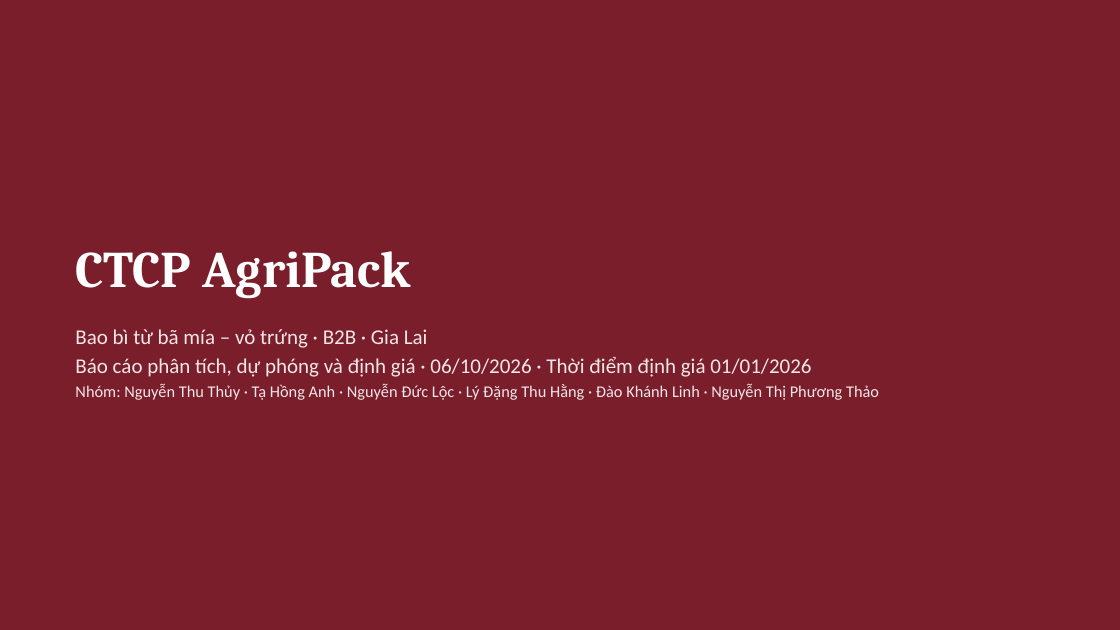
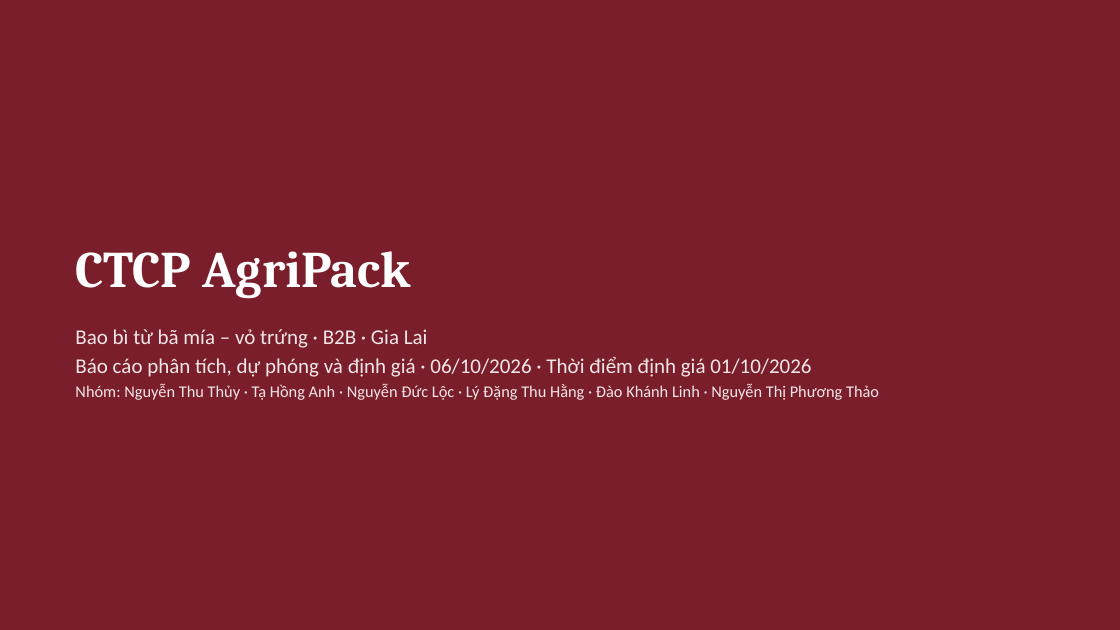
Before and after one commit to loc1706/CLAIDE-CFA, a slide deck: slide 1 of AgriPack_Slides_tom_tat.pptx. Drawn at 1120x630 pixels with LibreOffice and Linux fonts; fonts in the diff are those of the drawing. Boxes give left, top, right and bottom in pixels: in the first picture for what was removed or moved away, otherwise in the second. Text is boxed around its words. In the diff, an @@ line names an element or a change of style, - is before the commit and + after.

```diff
--- a/AgriPack_Slides_tom_tat.pptx
+++ b/AgriPack_Slides_tom_tat.pptx
@@ text at (75, 356, 811, 377): text changed @@
-Báo cáo phân tích, dự phóng và định giá · 06/10/2026 · Thời điểm định giá 01/01/2026
+Báo cáo phân tích, dự phóng và định giá · 06/10/2026 · Thời điểm định giá 01/10/2026
```
Also in this commit, not shown: 11 other slides changed, 4 other files.
